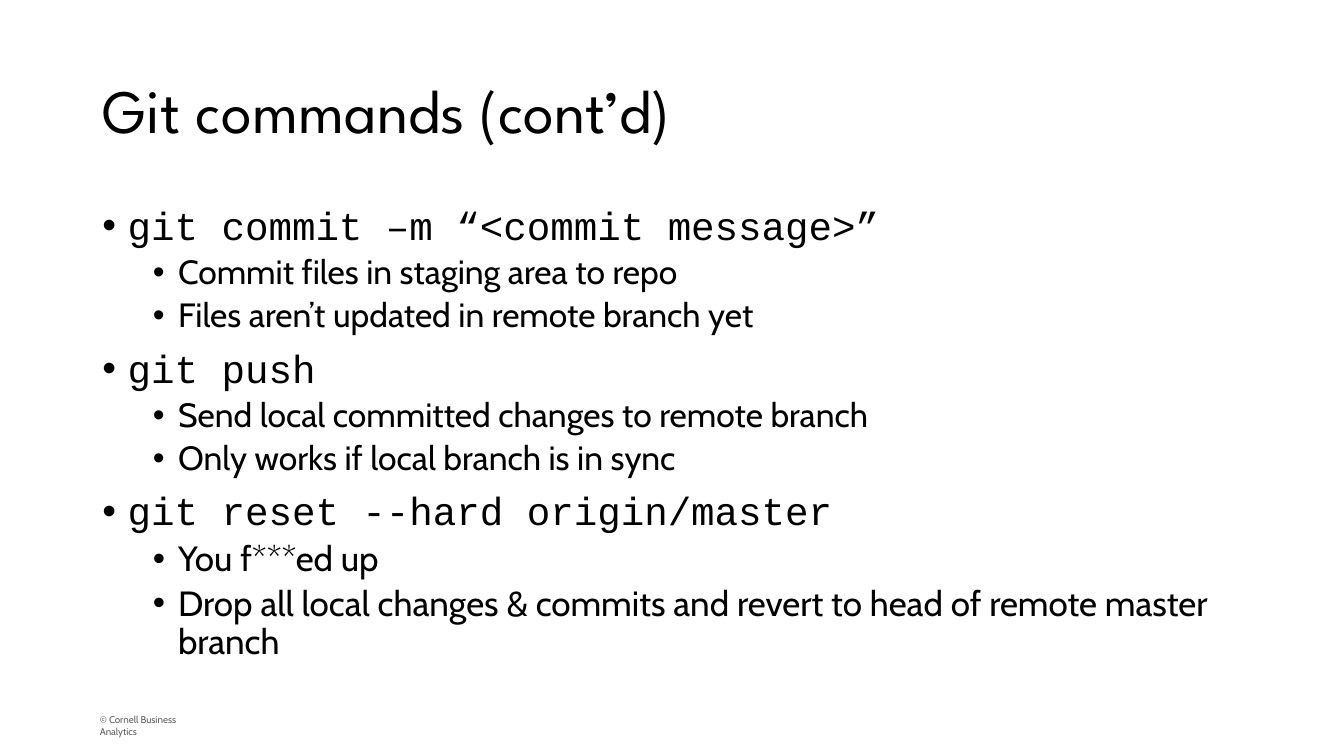
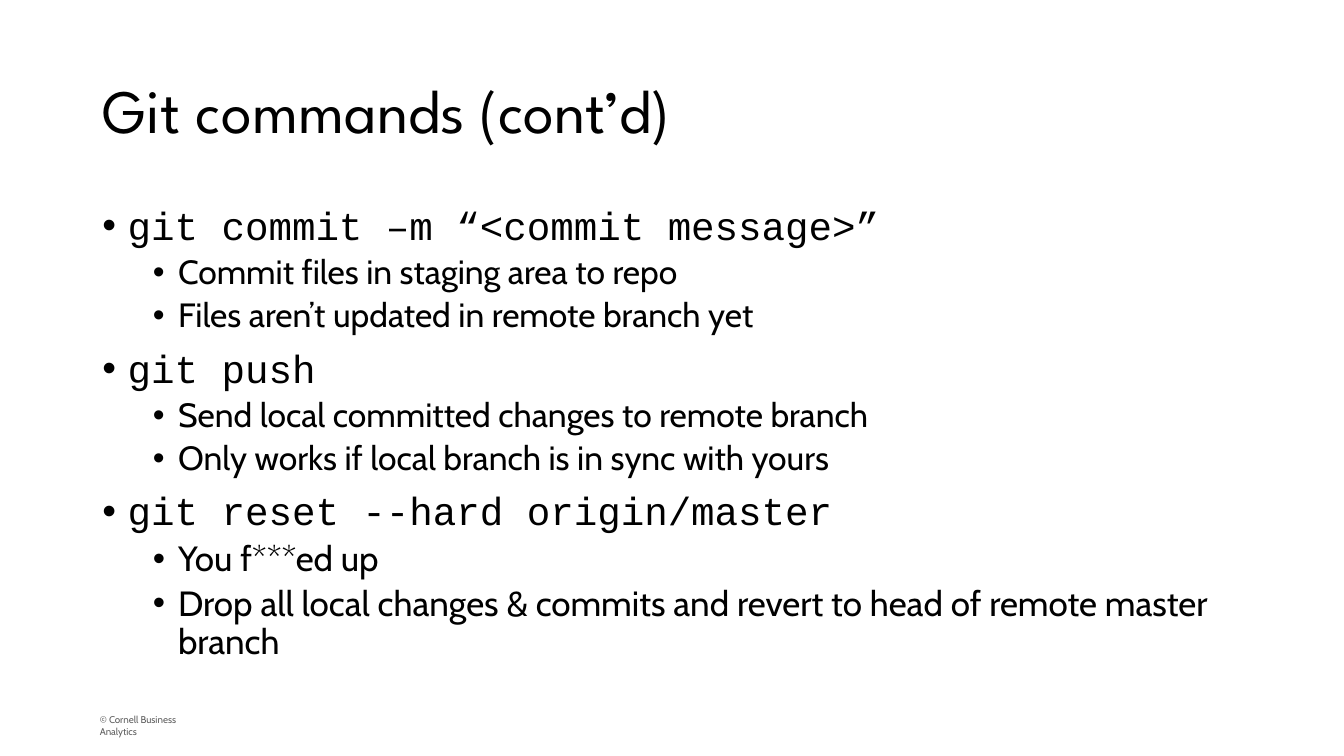
Before and after one commit to sam-hu/cba-git-tutorial, a slide deck: slide 9 of git.pptx. Drawn at 1344x756 pixels with LibreOffice and Linux fonts; fonts in the diff are those of the drawing; background and template pictures are left out. Boxes give left, top, right and bottom in pixels: in the first picture for what was removed or moved away, otherwise in the second. Text is boxed around its words. In the diff, an @@ line names an element or a change of style, - is before the commit and + after.

```diff
--- a/git.pptx
+++ b/git.pptx
@@ text at (178,444,829,478): text changed @@
-  • Only works if local branch is in sync
+  • Only works if local branch is in sync with yours
```
Also in this commit, not shown: 5 other slides changed, 3 slides added.
